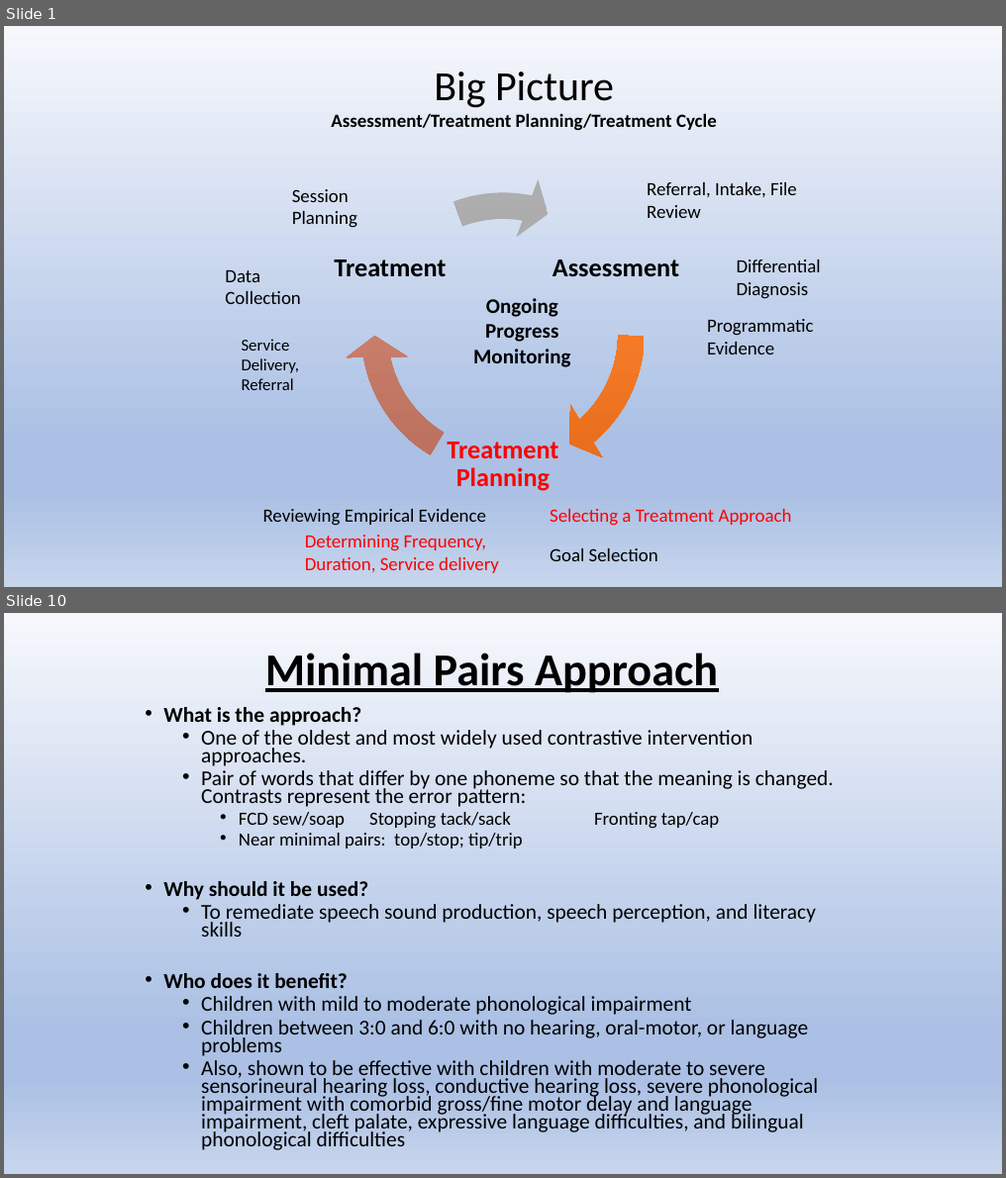
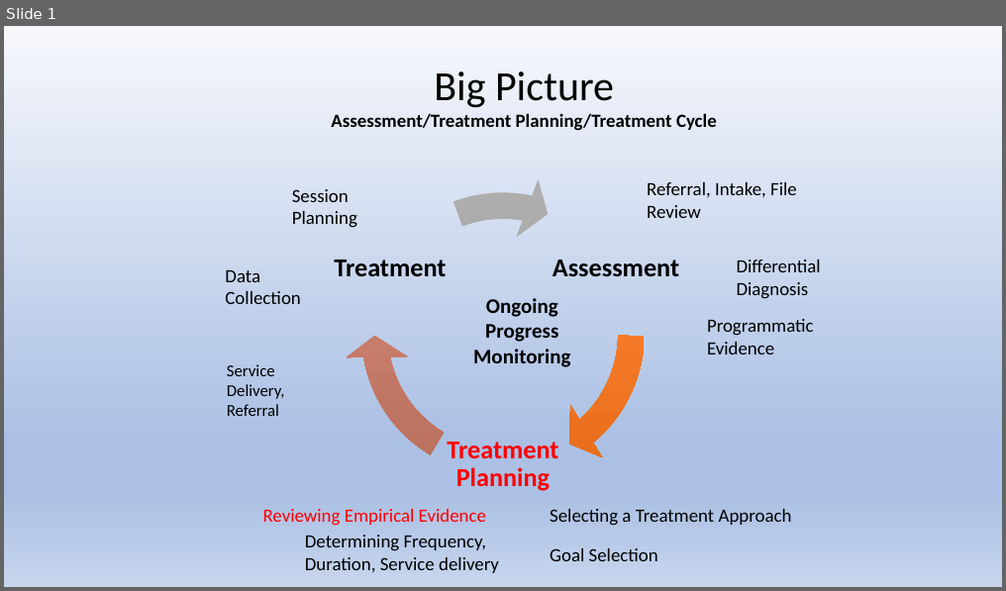
Before and after one commit to Jim-Wright90/cds431_sp22, a slide deck: slides/cds431_week5_1.pptx. Shown one above the other, each under a label of ours: slides 1 and 10 before the commit, slide 1 after it; the slides between them are not shown. The pictures are 1006x1178 and 1006x591 pixels, drawn with LibreOffice and Linux fonts; fonts in the diff are those of the drawing. Boxes give left, top, right and bottom in pixels: in the first picture for what was removed or moved away, otherwise in the second. Text is boxed around its words. In the diff, an @@ line names an element or a change of style, - is before the commit and + after.

```diff
--- a/slides/cds431_week5_1.pptx
+++ b/slides/cds431_week5_1.pptx
@@ slide 10 removed at [4, 613, 1002, 1174], background gradient #F6F8FC to #ABC0E4 to #C7D5ED @@
@@ title removed at [265, 653, 718, 693] @@
-Minimal Pairs Approach
@@ text removed at [163, 707, 834, 1151] @@
-• What is the approach?
-  • One of the oldest and most widely used contrastive intervention approaches.
-  • Pair of words that differ by one phoneme so that the meaning is changed. Contrasts represent the error pattern:
-    • FCD sew/soap Stopping tack/sack Fronting tap/cap
-    • Near minimal pairs: top/stop; tip/trip
-• Why should it be used?
-  • To remediate speech sound production, speech perception, and literacy skills
-• Who does it benefit?
-  • Children with mild to moderate phonological impairment
-  • Children between 3:0 and 6:0 with no hearing, oral-motor, or language problems
-  • Also, shown to be effective with children with moderate to severe sensorineural hearing loss, conductive hearing loss, severe phonological impairment with comorbid gross/fine motor delay and language impairment, cleft palate, expressive language difficulties, and bilingual phonological difficulties
@@ slide 1 changed as well @@
@@ text "Service Delivery, Referral": place and size @@
-text "Service Delivery, Referral" at [242, 339, 300, 390]
+text "Service Delivery, Referral" at [227, 365, 285, 416]
@@ text "Reviewing Empirical Evidence" at [263, 509, 486, 526]: text colour #000000 to #FF0000 @@
@@ text "Selecting a Treatment Approach" at [549, 509, 792, 526]: text colour #FF0000 to #000000 @@
@@ text "Determining Frequency, Duration, Service delivery" at [305, 535, 499, 573]: text colour #FF0000 to #000000 @@
```
Also in this commit, not shown: 18 slides added, 28 other slides removed, 13 other files.
